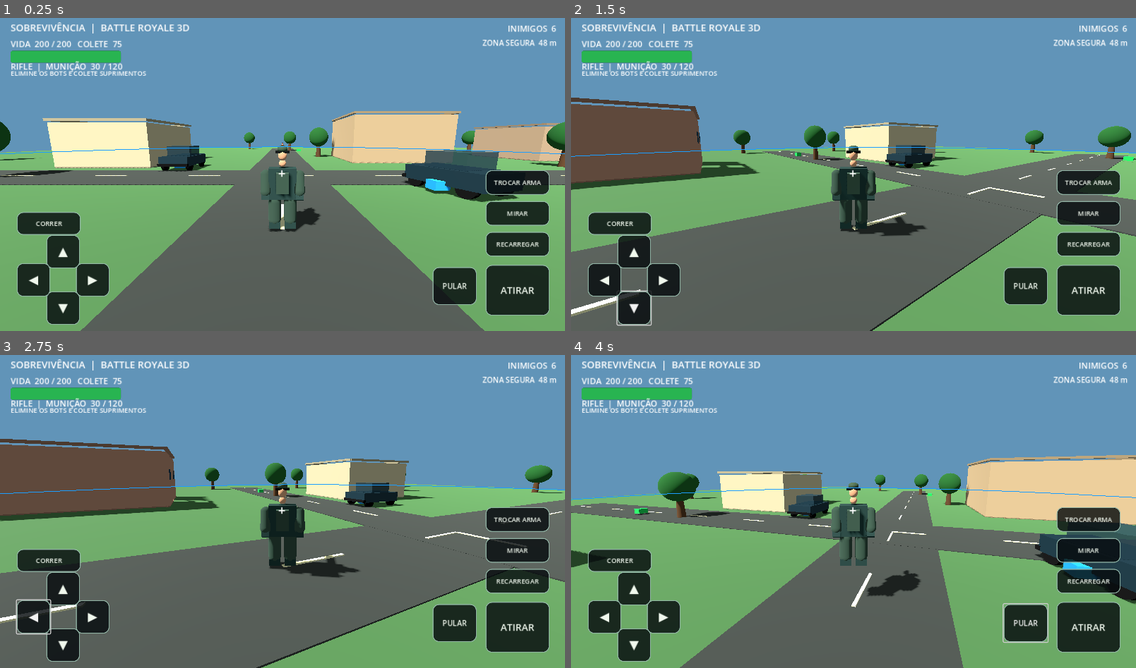
Above: before the commit, frames 1-4 (two rows, left to right).
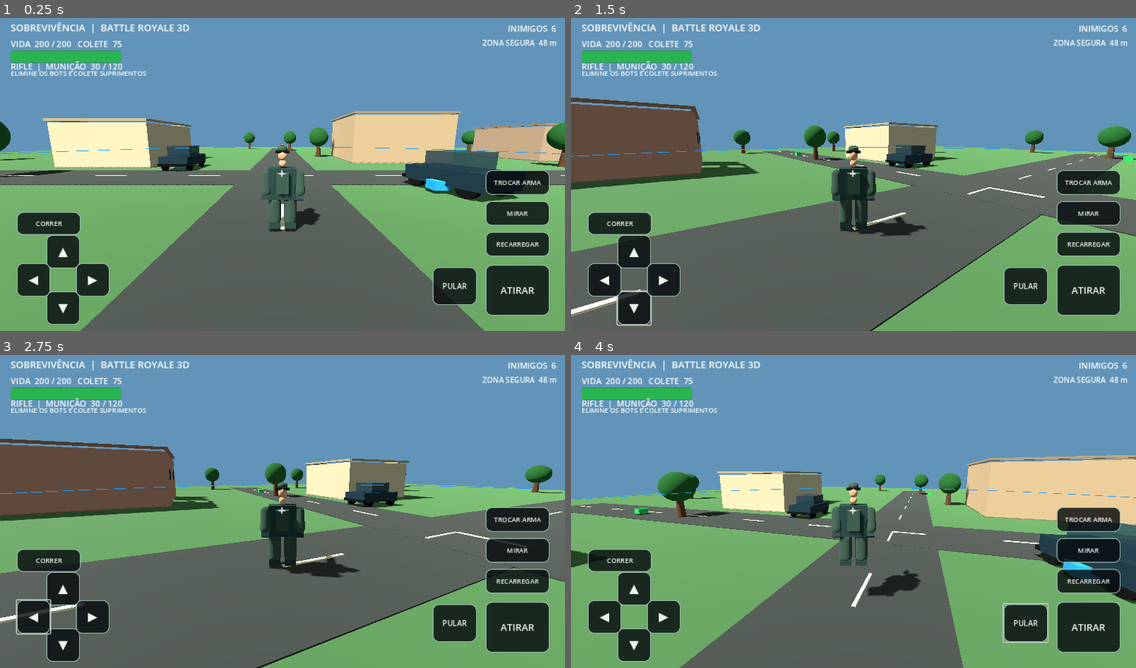
Above: after the commit, the same moments.

Repository: Pedra12/FreeFire2D
Game: Godot game, scene res://scenes/Main3D.tscn
Same seed, same stepped clock (60 frames per second), same inputs: the game is played once before the commit and once after it.
Inputs:
- Up to frame 1 (0.25 s): no input
- Up to frame 2 (1.5 s): click "▲" at 0.5 s; click "▼" at 1.25 s
- Up to frame 3 (2.75 s): click "◀" at 2 s
- Up to frame 4 (4 s): click "▶" at 2.75 s; click "PULAR" at 3.5 s

The runs differ from the first frame. In frame 1, 0.1% of the frame differs, in the area x 2-98%, y 40-44%; in frame 2, 0.1%; in frame 3, 0.1%; in frame 4, 0.1%, in the area x 0-100%, y 42-47%.

Commit message:
Replace immediate mesh safe zone with stable torus mesh

Diff:
--- a/prototype3d/scripts/Main3D.gd
+++ b/prototype3d/scripts/Main3D.gd
@@ -80,17 +80,18 @@
 func _update_zone_ring() -> void:
 	if not is_instance_valid(zone_ring):
 		return
-	var ring := ImmediateMesh.new()
+	var ring := TorusMesh.new()
+	ring.inner_radius = maxf(0.1, safe_zone_radius - 0.08)
+	ring.outer_radius = safe_zone_radius
+	ring.rings = 64
+	ring.ring_segments = 8
+	zone_ring.mesh = ring
+	zone_ring.position.y = 0.08
 	var material := StandardMaterial3D.new()
 	material.shading_mode = BaseMaterial3D.SHADING_MODE_UNSHADED
 	material.albedo_color = Color(0.12, 0.62, 1.0, 0.9)
 	material.no_depth_test = true
-	ring.surface_begin(Mesh.PRIMITIVE_LINE_STRIP, material)
-	for i in range(65):
-		var angle := TAU * float(i) / 64.0
-		ring.surface_add_vertex(Vector3(cos(angle) * safe_zone_radius, 0.08, sin(angle) * safe_zone_radius))
-	ring.surface_end()
-	zone_ring.mesh = ring
+	zone_ring.material_override = material
 
 func _create_ground() -> void:
 	var ground := StaticBody3D.new()
